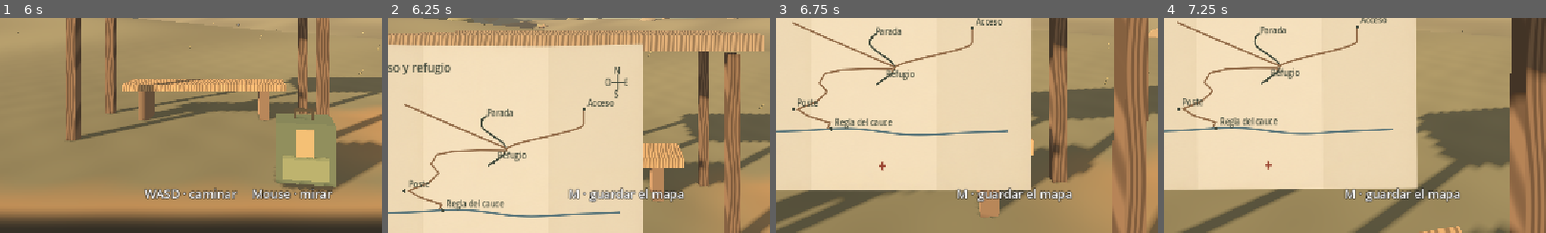
Above: before the commit, frames 1-4 (left to right).
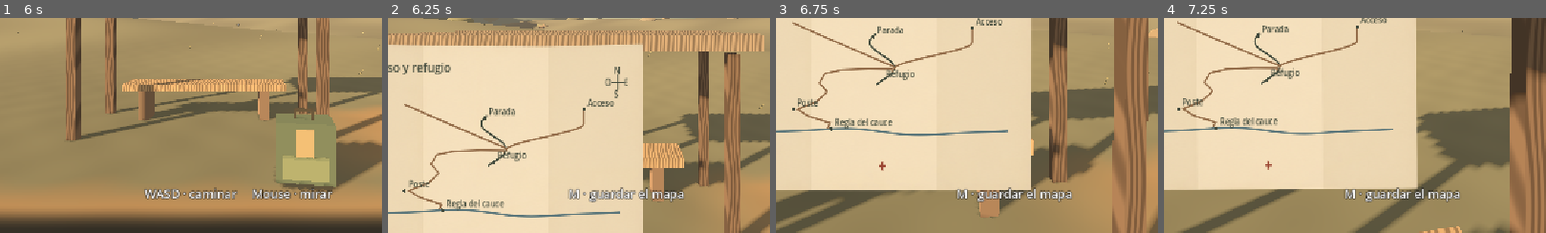
Above: after the commit, the same moments.

Repository: ignacioaragues/uritorco
Game: Godot game, scene res://main.tscn
The game is run twice, just before and just after one commit, with the same random seed, the same clock (stepped at 60 frames per second) and the same inputs. Sound files missing from this copy of the repository are replaced by a short silence.
Inputs (mouse positions are % of the whole screen's width and height, from its top left):
- Up to frame 1 (6 s): tap Enter at 0.5, 2 s; move the mouse to (72, 45) at 0.52 s; hold Right 0.53-1.28 s; tap M at 0.6, 2.3, 2.85 s; click (72, 45) at 0.67 s; tap Space at 0.77, 1.25, 1.52, 2.75, 3.02, 5.27 s; tap R at 0.8, 1.35, 3.05, 5.1 s; move the mouse to (30, 55) at 1.27 s; hold S 1.28-2.03 s; tap E at 1.55, 2.1, 5.3, 5.85 s; move the mouse to (60, 28) at 2.02 s; hold Right 2.03-2.78 s; move the mouse to (45, 70) at 2.77 s; hold W 2.78-3.5 s; click (45, 70) at 2.92 s; click "Nuevo juego" at 3.5 s; click "Ranura 1 · Libre" at 4.25 s; move the mouse to (57, 51) at 5.02 s; hold W from 5.03 s (still down); move the mouse to (42, 49) at 5.77 s
- Up to frame 2 (6.25 s): keep holding W; tap Space at 6.02 s; tap M at 6.05 s
- Up to frame 3 (6.75 s): keep holding W; move the mouse to (51, 50) at 6.52 s; tap Enter at 6.6 s; click (51, 50) at 6.67 s
- Up to frame 4 (7.25 s): keep holding W; tap R at 6.8 s
The pictures show only the part of the screen within x 19-69%, y 48-98%; the shares and areas given below are measured in that part.

Frame 1 is identical in both runs. In frame 2, 0.2% of the frame differs, in the area x 24-34%, y 41-48%; in frame 3, 0.2%; in frame 4, 0.2%.

Commit message:
Ajustar la travesía y llevar la despedida de Mara a la parada

Diff:
--- a/game-recovered/ambiente.gd
+++ b/game-recovered/ambiente.gd
@@ -39,11 +39,12 @@
 	wave.data = samples
 	return wave
 
-func update(delta: float, speed: float, daytime: bool):
+func update(delta: float, speed: float, daytime: bool, cave_interior: bool = false):
 	travel += speed * delta
 	if travel >= 1.72:
 		travel = 0
 		step.pitch_scale = rng.randf_range(0.86, 1.12)
+		step.volume_db = -16.0 if cave_interior else -24.0
 		step.play()
 	if daytime:
 		silence -= delta
--- a/game-recovered/charlas_mara.gd
+++ b/game-recovered/charlas_mara.gd
@@ -3,6 +3,7 @@
 const Creek = preload("res://cauce.gd")
 const Museum = preload("res://museo.gd")
 const Trail = preload("res://travesia.gd")
+const LastNight = preload("res://final_night.gd")
 
 const VISIT_PERCENT := 60
 
@@ -165,7 +166,7 @@
 		13:
 			if near(position, Trail.ascent_point(0.24), 115.0): topic = "pircas"
 		15:
-			if position.z < Trail.ORIGIN_Z - 32.0: topic = "bajada"
+			if near(position, Trail.ascent_point(0.67), 155.0): topic = "bajada"
 		16:
 			if near(position, Trail.crossing_point(0.17), 97.0): topic = "lluvia"
 		18:
@@ -173,7 +174,7 @@
 		19:
 			if near(position, Vector3.ZERO, 52.0):
 				topic = "regreso"
-			elif near(position, Vector3(Trail.trail(Museum.DISTANCE), 0.0, Trail.ORIGIN_Z - Museum.DISTANCE), 65.0):
+			elif LastNight.near_stop(position) or near(position, Vector3(Trail.trail(Museum.DISTANCE), 0.0, Trail.ORIGIN_Z - Museum.DISTANCE), 65.0):
 				topic = "ultima_curva"
 	return topic if not answered.has(topic) else ""
 
--- a/game-recovered/final_night.gd
+++ b/game-recovered/final_night.gd
@@ -2,6 +2,8 @@
 
 const CAVE: = Vector3(0, 80, 1900)
 const DOOR := Vector3(18, 0, -52)
+const STOP := Vector3(-3.2, 0, -70)
+const DOOR_PATH_END := DOOR + Vector3(0, 0, -2.6)
 const PLANET := Vector3(0, 88, 2450)
 const GROUND_COLORS = [Color("544663"), Color("354b4c"), Color("615062")]
 const ROCK_COLORS = ["746182", "698283", "7a6479"]
@@ -12,6 +14,20 @@
 const FORK_Z := -60.0
 const CLEARING := Vector2(14.0, -79.0)
 const RETURN := Vector2(-8.5, -88.0)
+
+static func near_stop(position: Vector3) -> bool:
+	return position.distance_squared_to(STOP) < 64.0
+
+static func door_approach(progress: float) -> Vector3:
+	var point := STOP.lerp(DOOR_PATH_END, progress)
+	point.z += sin(PI * progress) * 1.9
+	return point
+
+static func door_path_distance(x: float, z: float) -> float:
+	var point := Vector2(x, z)
+	var start := Vector2(STOP.x, STOP.z)
+	var end := Vector2(DOOR_PATH_END.x, DOOR_PATH_END.z)
+	return point.distance_to(Geometry2D.get_closest_point_to_segment(point, start, end))
 
 static func build_cave(v):
 	v.box(CAVE + Vector3(0, -0.45, -5), Vector3(8, 0.9, 12), "474239", true)
--- a/game-recovered/main.gd
+++ b/game-recovered/main.gd
@@ -328,7 +328,7 @@
 		update_cave()
 	elif mode == "mara_door":
 		update_night_target()
-		hint.text = "E · golpear la puerta" if target == "Puerta de Mara" else ""
+		hint.text = "E · golpear la puerta" if target == "Puerta de Mara" else ("Seguí la huella que sale al este de la parada." if objective_seconds > 0.0 else "")
 	update_flashlight()
 	if mode == "dream":
 		hint.text = "????" if looking_at_dream_sky() else ""
@@ -348,20 +348,21 @@
 				elif hint.text.is_empty(): hint.text = "Seguí los arcos hacia la luz."
 	radio_hint.visible = mode in ["walk", "map"] and radio_available()
 	if radio_hint.visible:
-		radio_hint.text = "R   ·   Charlá con Mara" if stage != 19 and not mission_radio_available() else "R   ·   Mara"
+		radio_hint.text = "R   ·   Charlá con Mara" if not at_departure_stop() and not mission_radio_available() else "R   ·   Mara"
 	if mode in ["walk", "map"] and stage == 8 and not awaiting_call and crossing_note.is_empty():
 		record_filo_route()
 	if mode in ["walk", "map"] and stage >= 10 and not branch_found:
 		if player.position.distance_to(valley.route.at(valley.route.trail(300), 300)) < 22:
 			branch_found = true
-	if mode in ["approach", "walk", "dream", "map", "sighting", "cave"]:
+	if mode in ["approach", "walk", "dream", "map", "sighting", "cave", "mara_door"]:
 		var velocity: = Vector2(player.velocity.x, player.velocity.z).length() if player.is_on_floor() else 0.0
 		var outdoors: bool = player.position.z < 0 or absf(player.position.x) > 3.5
 		hands.step(delta, velocity)
 		if mode == "map":
 			map.location = player.position
 			map.queue_redraw()
-		ambience.update(delta, velocity, mode != "dream" and outdoors and float(valley.sky_mat.get_shader_parameter("nightfall")) < 0.5)
+		var daytime: bool = mode != "dream" and outdoors and float(valley.sky_mat.get_shader_parameter("nightfall")) < 0.5
+		ambience.update(delta, velocity, daytime, mode == "cave" and not cave_outside)
 		if hands.pose == "compass":
 			var look: Vector3 = - player.camera.global_basis.z
 			hands.heading = atan2(look.x, look.z)
@@ -493,7 +494,8 @@
 	if stage == 17: return "R · Pasale la marca del agua a Mara."
 	if stage == 18: return "Volvé a dormir al refugio."
 	if stage == 19:
-		return "R · Hablá con Mara antes de salir. Podés pasar por el museo."
+		if at_departure_stop(): return "R · Despedite de Mara en la parada."
+		return "Andá a la parada para despedirte de Mara. Podés pasar por el museo antes."
 	if stage == 14: return "R · Pasale a Mara lo que ves desde la cumbre."
 	if stage == 8: return "Día 25 · Pasá el museo y el abra para llegar al hito del filo."
 	if stage == 9: return "R · Pasá el parte del filo." if not route_reported else "Volvé al refugio."
@@ -620,7 +622,10 @@
 	overlay("talk", "Mara\n\n" + str(sequence.pop_front()), cue)
 
 func radio_available() -> bool:
-	return stage == 19 or mission_radio_available() or not available_trail_chat().is_empty()
+	return at_departure_stop() or mission_radio_available() or not available_trail_chat().is_empty()
+
+func at_departure_stop() -> bool:
+	return stage == 19 and LastNight.near_stop(player.position)
 
 func mission_radio_available() -> bool:
 	return (stage == 0 and not heard) or awaiting_call or stage == 2 or (stage == 5 and not bedtime) or observing or (stage == 9 and not route_reported) or stage in [11, 14, 17]
@@ -652,7 +657,9 @@
 		return
 	var chat := available_trail_chat()
 	if stage == 19:
-		if chat.is_empty():
+		if not at_departure_stop():
+			if not chat.is_empty(): start_trail_chat(chat)
+		elif chat.is_empty():
 			farewell_mara()
 		else:
 			trail_topic = chat
@@ -822,7 +829,7 @@
 	if key == KEY_E and mode == "approach":
 		use_arrival_item()
 		return
-	if key == KEY_F1 and mode in ["walk", "approach", "cave"]:
+	if key == KEY_F1 and mode in ["walk", "approach", "cave", "mara_door"]:
 		objective_seconds = 4.0
 		intro_controls_seconds = 0.0
 		return
@@ -1050,6 +1057,9 @@
 							creek_note = "Día 2 · Cauce seco. Mica en la piedra del cruce."
 						overlay("message", "Cero centímetros. Cuando te agachás, una escama de mica devuelve el sol. Desde arriba la misma piedra parece gris.", "Espacio · levantarse")
 					"Banco": overlay("message", "La madera está lisa donde se sienta la gente.", "Espacio · volver")
+					"Parada":
+						if at_departure_stop(): transmit()
+						else: overlay("message", "El poste marca la curva donde para el colectivo.", "Espacio · volver")
 					"Antena del abra":
 						if stage == 7 and not bedtime:
 							if not second_sighting:
@@ -1376,7 +1386,7 @@
 			stage = 19
 			save_game(true, "walk")
 			var waking: = "Abrís los ojos en tu cama. No sabés si volviste caminando. Buscás el cuaderno de la estación entre tus cosas. Solo está el tuyo.\n\n" if night_investigation > 0 else ""
-			day_card("Día 41 · El dibujo", waking + "Intentás dibujar el arco en el reverso de un parte. Cuando enderezás el dintel, deja de parecerse al del sueño. Hoy termina tu relevo. Podés pasar por el museo antes de bajar la llave. Mara sigue en la radio.", "Espacio · levantarse")
+			day_card("Día 41 · El dibujo", waking + "Intentás dibujar el arco en el reverso de un parte. Cuando enderezás el dintel, deja de parecerse al del sueño. Hoy termina tu relevo. Podés pasar por el museo antes de ir a la parada. Mara te espera en la radio para despedirse.", "Espacio · levantarse")
 		elif stage == 7:
 			show_first_dream_wake()
 			save_game(true, "first_dream_wake")
@@ -1607,12 +1617,10 @@
 	hands.show_map(false)
 	player.intro_center = Vector3.ZERO
 	player.intro_heading = 0.0
-	player.position = LastNight.DOOR + Vector3(0, 0.08, 0)
-	player.rotation.y = 0.0
-	player.camera.rotation.x = 0.0
 	player.velocity = Vector3.ZERO
 	walk()
 	mode = "mara_door"
+	objective_seconds = 4.0
 
 func crux_axis() -> Vector3:
 	var sidereal: float = SkyGuide.NIGHTS[valley.sky_chapter][0]
@@ -1929,7 +1937,6 @@
 func map_destination() -> Variant:
 	if stage < 0: return Vector3.ZERO
 	if stage == 15: return valley.route.summit_return_marker(player.position)
-	if stage == 19 and archive_read: return null
 	if (bedtime or awaiting_call) and stage != 19: return Vector3.ZERO
 	var route = valley.route
 	match stage:
@@ -1943,5 +1950,5 @@
 			if not summit_mapped: return route.ascent_point(0)
 			return route.summit_point(1) if camp_read else route.camp_point()
 		16: return route.crossing_point(1)
-		19: return route.at(route.trail(292), 292)
+		19: return LastNight.STOP
 	return null
--- a/game-recovered/plano.gd
+++ b/game-recovered/plano.gd
@@ -2,6 +2,7 @@
 
 const ROUTE = preload("res://travesia.gd")
 const Creek = preload("res://cauce.gd")
+const LastNight = preload("res://final_night.gd")
 const INK = Color("#424a3c")
 const ROUTE_COLOR = Color("#936c49")
 var objective_mark: Variant = null
@@ -33,7 +34,7 @@
 			var x := lerpf(-46.0, 46.0, t)
 			return Creek.point(x, Creek.channel_z(x)), Color("#59757a"))
 		pin(limits, Vector3(0, 0, 0), "Refugio")
-		pin(limits, Vector3(-4, 0, -68), "Parada")
+		pin(limits, LastNight.STOP, "Parada")
 		pin(limits, ROUTE.ascent_point(0), "Acceso")
 		pin(limits, Creek.post(), "Poste")
 		pin(limits, Creek.marker(), "Regla del cauce")
--- a/game-recovered/valley.gd
+++ b/game-recovered/valley.gd
@@ -109,6 +109,10 @@
 		if z < -13.0 and absf(x - route.eastern_x_at(z)) < size_m.x + 5.0: continue
 		if absf(x - LastNight.DOOR.x) < size_m.x + 5.0 and absf(z - LastNight.DOOR.z + 3.0) < size_m.z + 5.0: continue
 		if z < route.WEST_START_Z + size_m.z and absf(x - route.western_x_at(z)) < size_m.x + 7.0: continue
+		if LastNight.door_path_distance(x, z) < maxf(size_m.x, size_m.z) * 0.6 + 4.0:
+			# Se conserva el sorteo de orientación para las piedras siguientes.
+			rng.randf()
+			continue
 		stone(Vector3(x, -1, z), size_m, "837f65", true)
 	for i in range(160):
 		var z: = rng.randf_range(-84, 10)
@@ -120,7 +124,10 @@
 		if z < route.WEST_START_Z + 1.0 and absf(x - route.western_x_at(z)) < 5.0: continue
 		var k: = rng.randf_range(0.5, 2.1)
 		if i % 3 == 0:
-			stone(Vector3(x, 0, z), Vector3(2.2, 1.4, 1.8) * k, "928678", true)
+			if LastNight.door_path_distance(x, z) < 5.5:
+				rng.randf()
+			else:
+				stone(Vector3(x, 0, z), Vector3(2.2, 1.4, 1.8) * k, "928678", true)
 		else:
 			for j in range(3):
 				var grass: = CylinderMesh.new()
@@ -168,6 +175,8 @@
 	dress_refuge_junction()
 	preload("res://museo.gd").build(self)
 	LastNight.build_door(self)
+	route.signpost(LastNight.STOP + Vector3(2.1, 0, -0.6), "Parada", "Parada · Colectivo")
+	dress_refuge_footpath(LastNight.door_approach, 38, 1.4)
 
 func build_distant_ridges():
 	const SECTIONS := 96
@@ -368,6 +377,7 @@
 	for i in range(12):
 		var z: = -7 - i * 5.9
 		var x: = path_x(z) + (4.0 + i % 4) * (-1 if i % 2 else 1)
+		if LastNight.door_path_distance(x, z) < 2.5: x += 4.6
 		var foot: = Vector3(x, 0, z)
 		box(foot + Vector3(0, 0.87, 0), Vector3(0.14, 1.8, 0.18), "635648").rotation.z = 0.1
 		for j in [-1, 1]:
@@ -415,6 +425,10 @@
 			var z: = float(cluster[0]) + rng.randf_range(-2.8, 2.8)
 			var width: = rng.randf_range(1.3, 3.3)
 			var x: = path_x(z) + float(cluster[1]) * (2.8 + width + rng.randf_range(0, 3))
+			var west: float = route.western_x_at(z)
+			if z < route.WEST_START_Z and absf(x - west) < width + 2.6:
+				var outer := minf(west, path_x(z)) if cluster[1] < 0 else maxf(west, path_x(z))
+				x = outer + float(cluster[1]) * (width + 3.0)
 			var height: = rng.randf_range(1.1, 3.5)
 			var vertices: = PackedVector3Array()
 			for j in range(7):
@@ -434,7 +448,8 @@
 					surface.set_smooth_group(-1)
 					surface.add_vertex(v)
 			surface.generate_normals()
-			prop(surface.commit(), Vector3(x, 0, z), shades[i % shades.size()], true)
+			if LastNight.door_path_distance(x, z) >= width + 3.6:
+				prop(surface.commit(), Vector3(x, 0, z), shades[i % shades.size()], true)
 
 func plaster(wall: MeshInstance3D):
 	var material: = ShaderMaterial.new()
@@ -785,7 +800,7 @@
 		preload("res://museo.gd").dress_archive(self)
 	if not show_crossing: return
 	var fork: Vector3 = route.crossing_point(0)
-	route.signpost(fork + Vector3.UP * 0.12, "Desvío de la quebrada", "Pasarela · quebrada oeste")
+	route.signpost(route.surface_point(fork.x - 1.9, route.ORIGIN_Z - fork.z), "Desvío de la quebrada", "Pasarela · quebrada oeste")
 	for i in range(1, 25):
 		stack_ascent_stones(route.crossing_point(i / 25.0) + Vector3.RIGHT)
 	var timber_fall: Vector3 = route.crossing_point(0.26)
Not shown, changed: PENDIENTES.md
